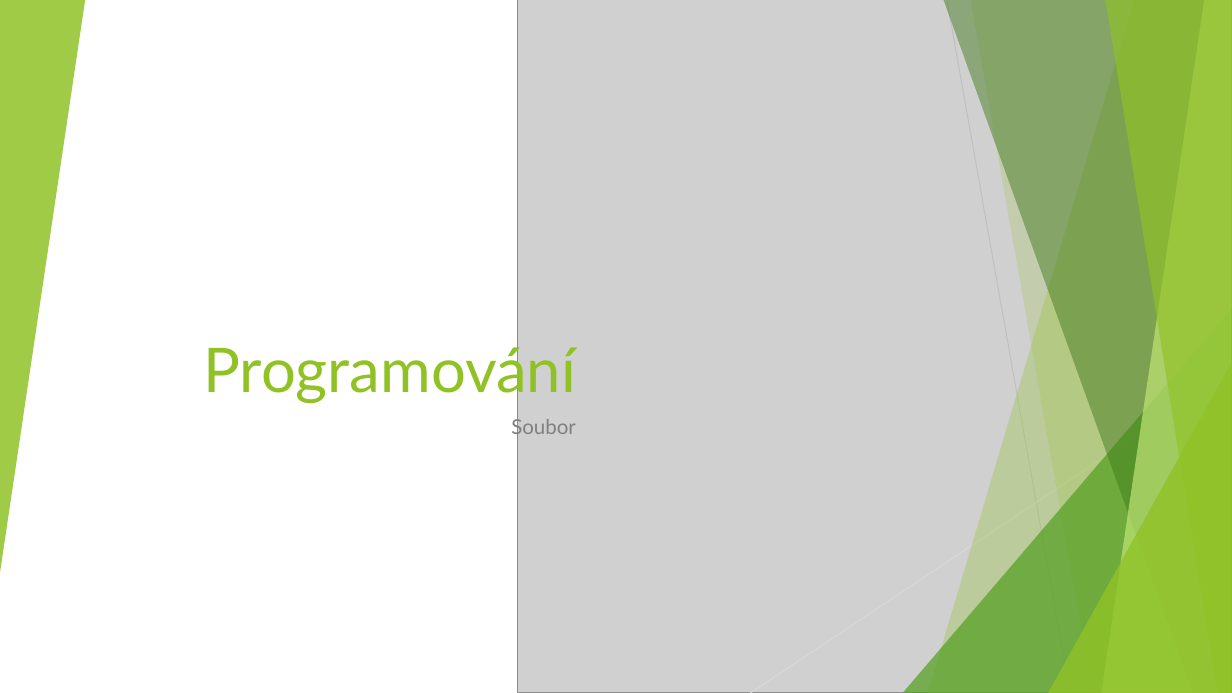
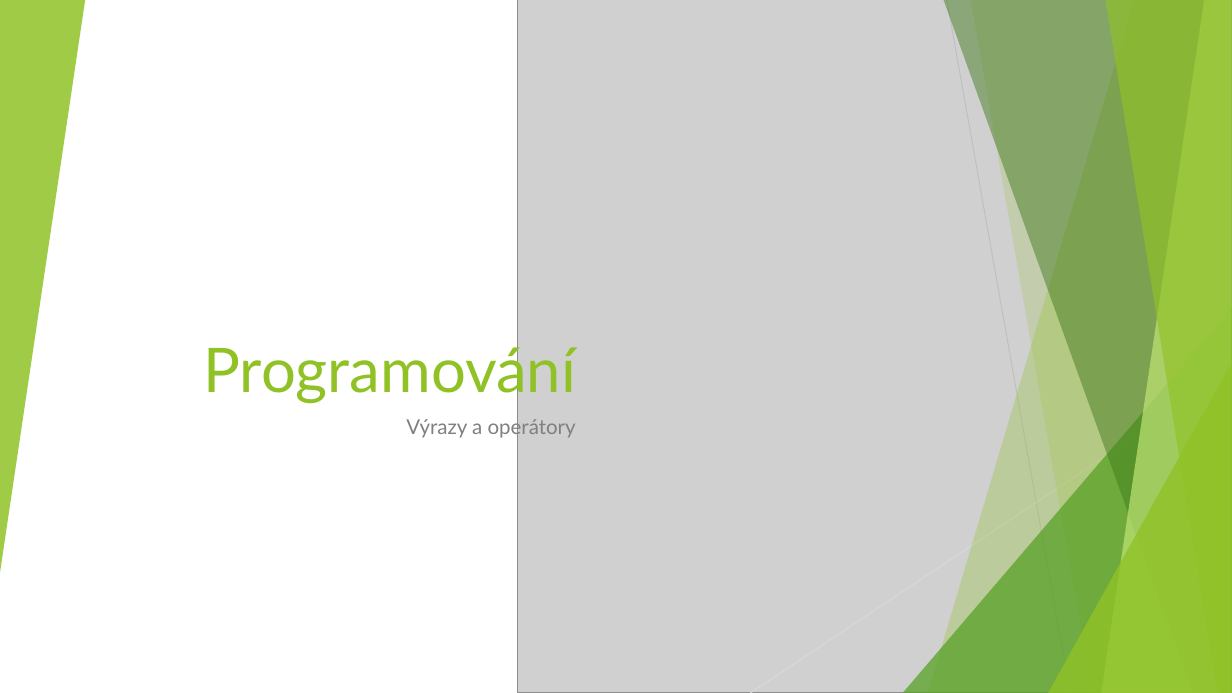
Before and after one commit to dawissl/hradebni, a slide deck: slide 1 of Prezentace/Maturita/2025/10 operátory.pptx. Drawn at 1232x693 pixels with LibreOffice and Linux fonts; fonts in the diff are those of the drawing; grey boxes stand for pictures. Boxes give left, top, right and bottom in pixels: in the first picture for what was removed or moved away, otherwise in the second. Text is boxed around its words. In the diff, an @@ line names an element or a change of style, - is before the commit and + after.

```diff
--- a/Prezentace/Maturita/2025/10 operátory.pptx
+++ b/Prezentace/Maturita/2025/10 operátory.pptx
@@ subtitle at [406,416,576,439]: text changed @@
-Soubor
+Výrazy a operátory
```
Also in this commit, not shown: 6 slides added, 6 slides removed, 3 other files.
